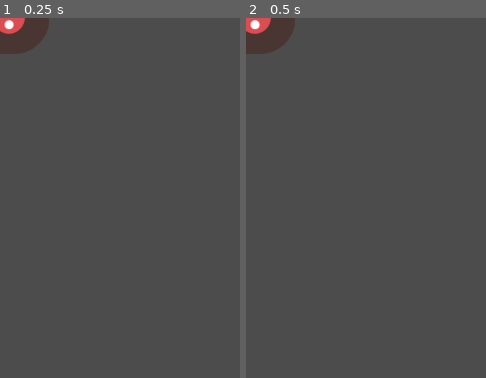
Above: before the commit, frames 1-2 (left to right).
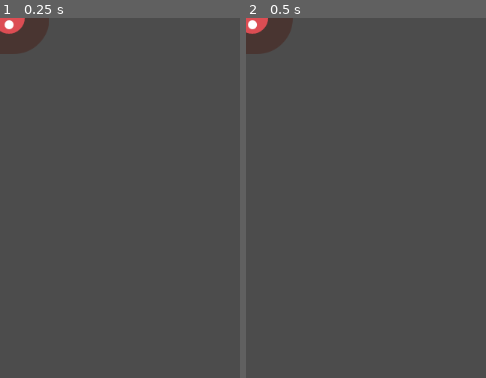
Above: after the commit, the same moments.

Repository: Syswordd/DodgeTheCreeps
Game: Godot game, scene res://Mob.tscn
Two runs of this game, one before a commit and one after it. Both use one fixed random seed, a clock stepped at 60 frames per second and the inputs below. The project has no main scene, so this scene is started directly.
Inputs:
- Up to frame 1 (0.25 s): no input
- Up to frame 2 (0.5 s): no input
The pictures show only the part of the screen within x 0-50%, y 0-50%; the shares and areas given below are measured in that part.

Frame 1 is identical in both runs. In frame 2, 0.2% of the frame differs, in the area x 0-21%, y 0-9%.

Commit message:
Escena Mob acabada.

Diff:
--- /dev/null
+++ b/Mob.gd
@@ -0,0 +1,9 @@
+extends RigidBody2D
+
+func _ready():
+	$AnimatedSprite.playing = true
+	var mob_types = $AnimatedSprite.frames.get_animation_names()
+	$AnimatedSprite.animation = mob_types[randi() % mob_types.size()]
+
+func _on_VisibilityNotifier2D_screen_exited():
+	queue_free()
--- a/Mob.tscn
+++ b/Mob.tscn
@@ -6,6 +6,7 @@
 [ext_resource path="res://art/enemySwimming_1.png" type="Texture" id=4]
 [ext_resource path="res://art/enemySwimming_2.png" type="Texture" id=5]
 [ext_resource path="res://art/enemyFlyingAlt_2.png" type="Texture" id=6]
+[ext_resource path="res://Mob.gd" type="Script" id=7]
 
 [sub_resource type="SpriteFrames" id=1]
 animations = [ {
@@ -29,9 +30,10 @@
 radius = 36.0
 height = 26.0
 
-[node name="RigidBody2D" type="RigidBody2D"]
+[node name="Mob" type="RigidBody2D"]
 collision_mask = 0
 gravity_scale = 0.0
+script = ExtResource( 7 )
 
 [node name="AnimatedSprite" type="AnimatedSprite" parent="."]
 scale = Vector2( 0.75, 0.75 )
--- a/project.godot
+++ b/project.godot
@@ -29,21 +29,25 @@
 move_right={
 "deadzone": 0.5,
 "events": [ Object(InputEventKey,"resource_local_to_scene":false,"resource_name":"","device":0,"alt":false,"shift":false,"control":false,"meta":false,"command":false,"pressed":false,"scancode":16777233,"physical_scancode":0,"unicode":0,"echo":false,"script":null)
+, Object(InputEventKey,"resource_local_to_scene":false,"resource_name":"","device":0,"alt":false,"shift":false,"control":false,"meta":false,"command":false,"pressed":false,"scancode":68,"physical_scancode":0,"unicode":0,"echo":false,"script":null)
  ]
 }
 move_left={
 "deadzone": 0.5,
 "events": [ Object(InputEventKey,"resource_local_to_scene":false,"resource_name":"","device":0,"alt":false,"shift":false,"control":false,"meta":false,"command":false,"pressed":false,"scancode":16777231,"physical_scancode":0,"unicode":0,"echo":false,"script":null)
+, Object(InputEventKey,"resource_local_to_scene":false,"resource_name":"","device":0,"alt":false,"shift":false,"control":false,"meta":false,"command":false,"pressed":false,"scancode":65,"physical_scancode":0,"unicode":0,"echo":false,"script":null)
  ]
 }
 move_up={
 "deadzone": 0.5,
 "events": [ Object(InputEventKey,"resource_local_to_scene":false,"resource_name":"","device":0,"alt":false,"shift":false,"control":false,"meta":false,"command":false,"pressed":false,"scancode":16777232,"physical_scancode":0,"unicode":0,"echo":false,"script":null)
+, Object(InputEventKey,"resource_local_to_scene":false,"resource_name":"","device":0,"alt":false,"shift":false,"control":false,"meta":false,"command":false,"pressed":false,"scancode":87,"physical_scancode":0,"unicode":0,"echo":false,"script":null)
  ]
 }
 move_down={
 "deadzone": 0.5,
 "events": [ Object(InputEventKey,"resource_local_to_scene":false,"resource_name":"","device":0,"alt":false,"shift":false,"control":false,"meta":false,"command":false,"pressed":false,"scancode":16777234,"physical_scancode":0,"unicode":0,"echo":false,"script":null)
+, Object(InputEventKey,"resource_local_to_scene":false,"resource_name":"","device":0,"alt":false,"shift":false,"control":false,"meta":false,"command":false,"pressed":false,"scancode":83,"physical_scancode":0,"unicode":0,"echo":false,"script":null)
  ]
 }
 
Not shown: 1 places in Mob.tscn that only renumber resources
